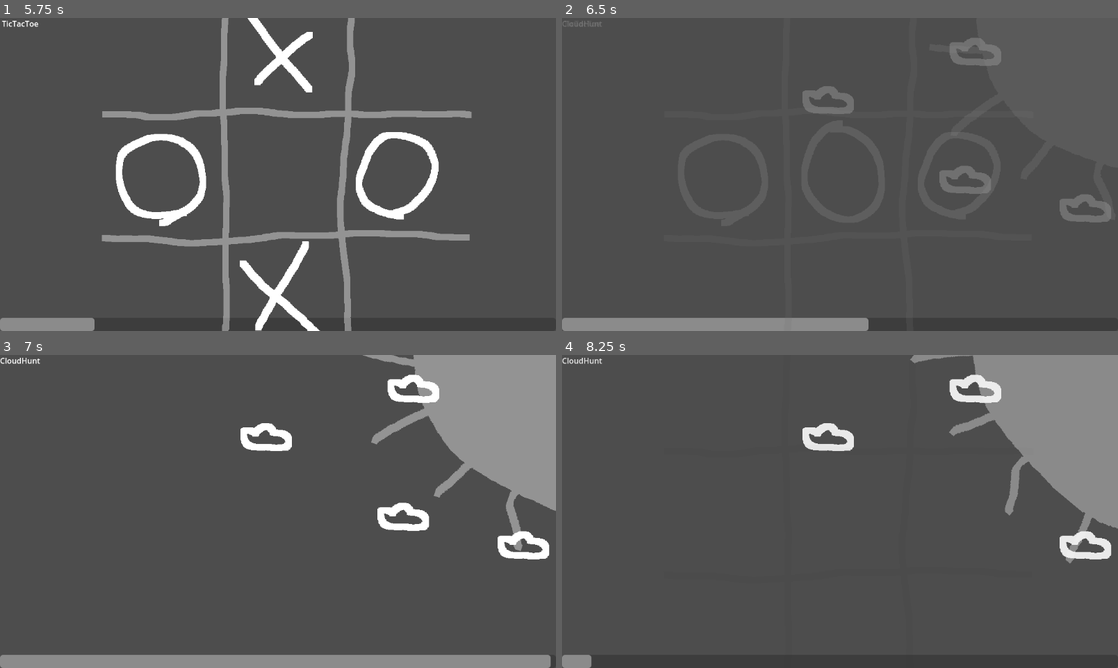
Above: before the commit, frames 1-4 (two rows, left to right).
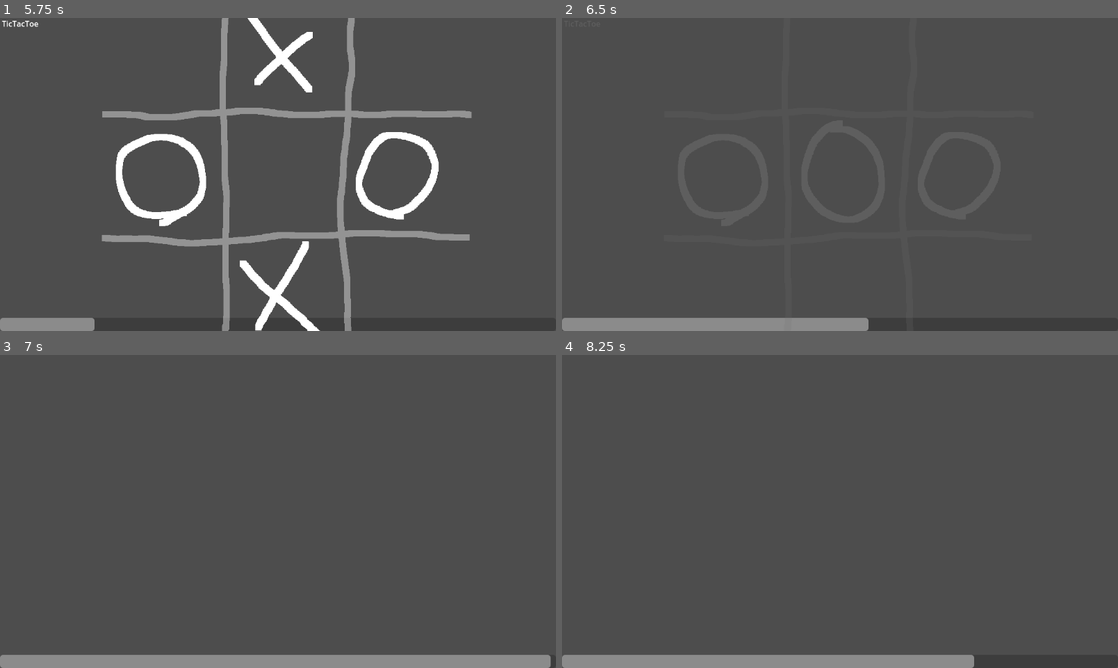
Above: after the commit, the same moments.

Repository: Lipatant/CasualTryhard
Game: Godot game, scene res://src/Scenes/SceneManager.tscn
The game is run twice, just before and just after one commit, with the same random seed, the same clock (stepped at 60 frames per second) and the same inputs.
Inputs (mouse positions are in pixels of both pictures, inside the frame that each line leads up to):
- Up to frame 1 (5.75 s): click "Normal" at 0.5 s; move the mouse to (400, 158) at 1.27 s; click (400, 158) at 1.42 s; move the mouse to (166, 190) at 2.02 s; click (166, 190) at 2.17 s; move the mouse to (333, 105) at 2.77 s; click (333, 105) at 2.92 s; move the mouse to (250, 237) at 3.52 s; click (250, 237) at 3.67 s; move the mouse to (444, 221) at 4.27 s; click (444, 221) at 4.42 s; move the mouse to (111, 127) at 5.02 s; click (111, 127) at 5.17 s
- Up to frame 2 (6.5 s): move the mouse to (867, 174) at 5.77 s; click (867, 174) at 5.92 s
- Up to frame 3 (7 s): move the mouse to (194, 433) at 6.52 s; click (194, 433) at 6.67 s
- Up to frame 4 (8.25 s): move the mouse to (962, 495) at 7.27 s; click (962, 495) at 7.42 s; move the mouse to (728, 527) at 8.02 s; click (728, 527) at 8.17 s

Frame 1 is identical in both runs. In frame 2, 1.9% of the frame differs, in the area x 0-99%, y 0-66%; in frame 3, 12%; in frame 4, 15%, in the area x 0-100%, y 0-100%.
Error after the commit: Trying to assign value of type 'Node2D' to a variable of type 'Game.gd'. (res://src/Scenes/GameManager/GameManager.gd:84)

Commit message:
feat: zombieHunt don't work

Diff:
--- /dev/null
+++ b/src/Games/ZombieHunt.tscn
@@ -0,0 +1,3 @@
+[gd_scene format=3 uid="uid://brt0ecxive1ht"]
+
+[node name="ZombieHunt" type="Node2D"]
--- /dev/null
+++ b/src/Games/ZombieHunt/ZombieHunt.gd
@@ -0,0 +1,38 @@
+extends Game
+
+# EXPORT #
+
+@export var zombie_container : Node
+
+# ONREADIES #
+
+@onready var zombie_resource : Resource = preload("res://src/Games/ZombieHunt/ZombieHuntZombie.tscn")
+
+# OTHER VARIABLES #
+
+var zombie_count : int = 0
+
+# INPUTS #
+
+func _ready() -> void:
+	for child in (zombie_container.get_children() if zombie_container else get_children()):
+		if child is ZombieHuntZombie:
+			zombie_count += 1
+
+func _new_click_input(position : Vector2) -> void:
+	if game_state != State.PLAYING or !zombie_container: return
+	var zombie_hit : int = 0
+	var zombie_rect : Rect2
+	for zombie : ZombieHuntZombie in zombie_container.get_children():
+		if !zombie.collision_shape or !zombie.collision_shape.shape: continue
+		zombie_rect = zombie.collision_shape.shape.get_rect()
+		if !Rect2(zombie.collision_shape.global_position + zombie_rect.position, zombie_rect.size).has_point(position):
+			continue
+		zombie_count -= 1
+		zombie_hit += 1
+		zombie.queue_free()
+		zombie_container.remove_child(zombie)
+	if zombie_count < 1:
+		game_end.emit(true)
+	if zombie_hit < 1:
+		game_end.emit(false)
--- /dev/null
+++ b/src/Games/ZombieHunt/ZombieHunt.tscn
@@ -0,0 +1,32 @@
+[gd_scene load_steps=3 format=3 uid="uid://45t3bjuxo2th"]
+
+[ext_resource type="Script" path="res://src/Games/ZombieHunt/ZombieHunt.gd" id="1_jy2xx"]
+[ext_resource type="PackedScene" uid="uid://vmuo63clehkt" path="res://src/Games/ZombieHunt/ZombieHuntZombie.tscn" id="2_v4kfi"]
+
+[node name="ZombieHunt" type="Control" node_paths=PackedStringArray("zombie_container")]
+layout_mode = 3
+anchors_preset = 15
+anchor_right = 1.0
+anchor_bottom = 1.0
+grow_horizontal = 2
+grow_vertical = 2
+script = ExtResource("1_jy2xx")
+zombie_container = NodePath("Node2D/ZombieContainer")
+rule = 3
+win_on_end = false
+
+[node name="Node2D" type="Node2D" parent="."]
+
+[node name="ZombieContainer" type="Node2D" parent="Node2D"]
+
+[node name="Zombie" parent="Node2D/ZombieContainer" instance=ExtResource("2_v4kfi")]
+position = Vector2(594, 126)
+
+[node name="Zombie2" parent="Node2D/ZombieContainer" instance=ExtResource("2_v4kfi")]
+position = Vector2(408, 108)
+
+[node name="Zombie3" parent="Node2D/ZombieContainer" instance=ExtResource("2_v4kfi")]
+position = Vector2(268, 131)
+
+[node name="Zombie4" parent="Node2D/ZombieContainer" instance=ExtResource("2_v4kfi")]
+position = Vector2(100, 84)
--- /dev/null
+++ b/src/Games/ZombieHunt/ZombieHuntZombie.gd
@@ -0,0 +1,6 @@
+extends Area2D
+class_name ZombieHuntZombie
+
+@export var collision_shape : CollisionShape2D
+
+var game : Game
--- /dev/null
+++ b/src/Games/ZombieHunt/ZombieHuntZombie.tscn
@@ -0,0 +1,18 @@
+[gd_scene load_steps=4 format=3 uid="uid://vmuo63clehkt"]
+
+[ext_resource type="Script" path="res://src/Games/CloudHunt/CloudHuntCloud.gd" id="1_v57ee"]
+[ext_resource type="Texture2D" uid="uid://sarcas4g41p0" path="res://graphic/ZombieHunt/Zombie.png" id="2_v3wnc"]
+
+[sub_resource type="RectangleShape2D" id="RectangleShape2D_a16a2"]
+size = Vector2(85, 124)
+
+[node name="Zombie" type="Area2D"]
+script = ExtResource("1_v57ee")
+
+[node name="Sprite2D" type="Sprite2D" parent="."]
+scale = Vector2(0.692, 1)
+texture = ExtResource("2_v3wnc")
+
+[node name="CollisionShape2D" type="CollisionShape2D" parent="."]
+position = Vector2(-1.5, 2)
+shape = SubResource("RectangleShape2D_a16a2")
--- a/src/Scenes/GameManager/GameManager.gd
+++ b/src/Scenes/GameManager/GameManager.gd
@@ -15,6 +15,7 @@
 const GAMES : Array[String] = [
 	"CloudHunt",
 	"TicTacToe",
+	"ZombieHunt",
 ]
 
 # OTHER VARIABLES #
Binary file added: graphic/ZombieHunt/Zombie.png
Not shown, added: graphic/ZombieHunt/Zombie.png.import
